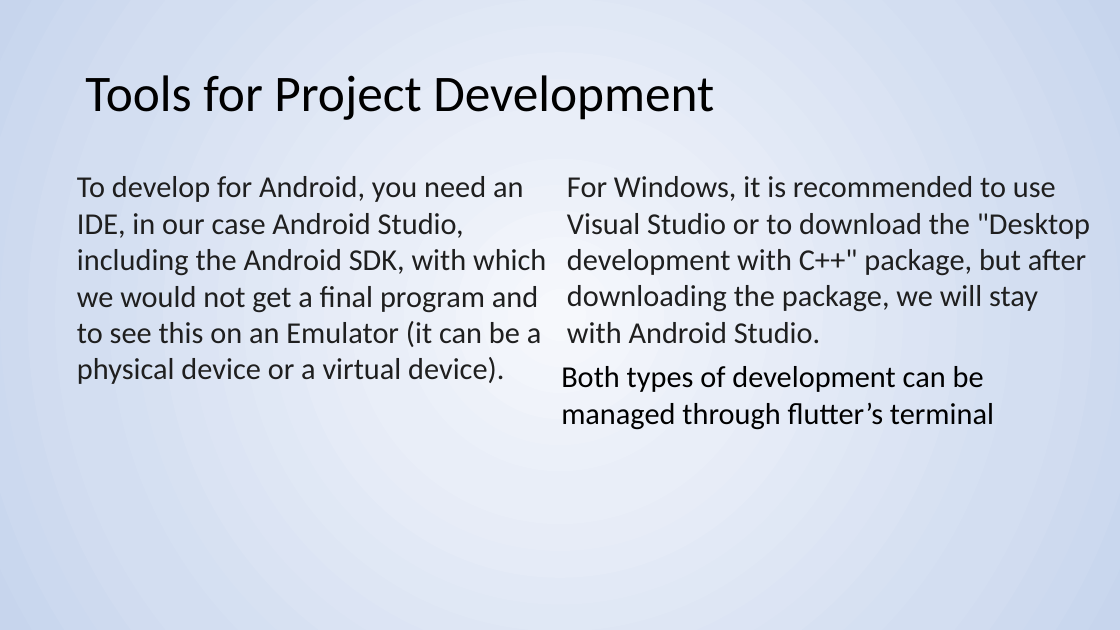
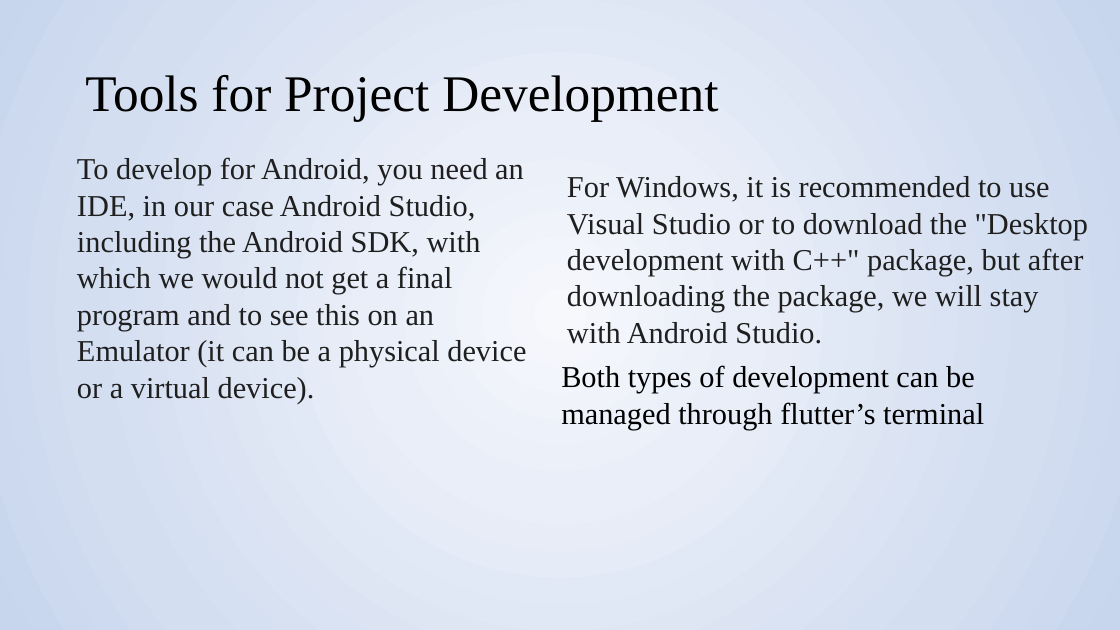
Before and after one commit to smolelevent/Messengeres-vizsgaremek, a slide deck: slide 10 of Chatex dokumentáció/presentation.pptx (slide 6 before the commit). Drawn at 1120x630 pixels with LibreOffice and Linux fonts; fonts in the diff are those of the drawing. Boxes give left, top, right and bottom in pixels: in the first picture for what was removed or moved away, otherwise in the second. Text is boxed around its words. In the diff, an @@ line names an element or a change of style, - is before the commit and + after.

```diff
--- a/Chatex dokumentáció/presentation.pptx
+++ b/Chatex dokumentáció/presentation.pptx
@@ font Calibri to Times New Roman in 4 elements at [85, 75, 718, 121], [567, 176, 1088, 344], [561, 365, 984, 430], [77, 157, 526, 404] @@
@@ text "To develop for Android, you ...": place and size @@
-text "To develop for Android, you ..." at [77, 176, 546, 384]
+text "To develop for Android, you ..." at [77, 157, 526, 404]
```
Also in this commit, not shown: 6 other slides changed, 4 slides added, 1 other file.
